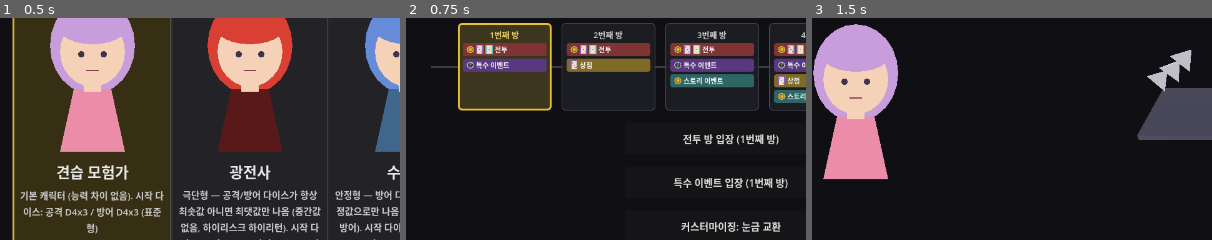
Above: before the commit, frames 1-3 (left to right).
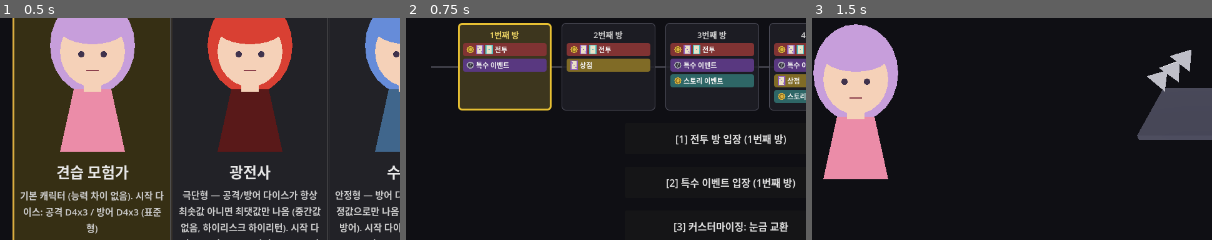
Above: after the commit, the same moments.

Repository: YGseok/ProjectD
Game: Godot game, scene res://code/scenes/character_select.tscn
The game is run twice, just before and just after one commit, with the same random seed, the same clock (stepped at 60 frames per second) and the same inputs.
Inputs:
- Up to frame 1 (0.5 s): no input
- Up to frame 2 (0.75 s): click "던전 시작" at 0.5 s
- Up to frame 3 (1.5 s): click "전투 방 입장 (1번째 방)" (after the commit: "[1] 전투 방 입장 (1번째 방)") at 1.25 s
The pictures show only the part of the screen within x 0-50%, y 20-70%; the shares and areas given below are measured in that part.

Frame 1 is identical in both runs. In frame 2, 2.8% of the frame differs, in the area x 65-98%, y 52-97%; in frame 3, nothing differs.

Commit message:
feat: 던전 맵/스토리 이벤트에 숫자 키 단축키 추가
INBOX.md 2026-09-14 "키보드로도 조작이 되도록 단축키를 추가한다" +
"단축키가 필요한 버튼이면 버튼에도 표시한다" 요청의 첫 조각.

- code/scenes/keyboard_shortcuts.gd: 버튼 목록에 [1]/[2]/... 접두어를 붙이고
  숫자 키 입력을 해당 버튼의 pressed 시그널로 연결하는 공용 순수 유틸리티.
  재적용 시 접두어가 누적되지 않도록 기존 접두어를 먼저 제거.
- dungeon_map.gd / story_event.gd에 적용 (전투/상점/특수 이벤트/스토리 이벤트/
  커스터마이징, A안/B안/계속 버튼). 커스터마이징 패널이 열려있을 때는 숫자
  키를 무시해 뒤에 가려진 버튼이 함께 눌리지 않게 함.
- dice_test.gd에 순수 함수 회귀 검증 추가, 실제 InputEventKey 주입 QA 훅으로
  키 입력 -> 버튼 클릭 전체 경로도 스크린샷으로 확인.
- 상점/특수 이벤트/전투/캐릭터 선택/업적 패널은 아직 미적용 (STATUS.md 큐 16 참고).

Co-Authored-By: Claude Sonnet 5 <noreply@anthropic.com>

Diff:
--- a/code/scenes/dice_test.gd
+++ b/code/scenes/dice_test.gd
@@ -147,6 +147,10 @@
 	lines.append("")
 	lines.append("[라운드 진행 검증: run_state.gd RunState.round_index / advance_round / is_last_round]")
 	all_pass = _check_round_progress(lines) and all_pass
+
+	lines.append("")
+	lines.append("[키보드 단축키 검증: keyboard_shortcuts.gd KeyboardShortcuts]")
+	all_pass = _check_keyboard_shortcuts(lines) and all_pass
 
 	lines.append("")
 	lines.append("결과: %s" % ("PASS" if all_pass else "FAIL"))
@@ -1838,3 +1842,73 @@
 
 	RunState.reset_run()
 	return ok
+
+
+## KeyboardShortcuts(신규, INBOX.md 2026-09-14 "키보드 단축키" 요청 첫 조각)의 세 가지
+## 순수 동작을 검증한다: (1) 버튼 텍스트에 "[n] " 접두어를 순서대로 붙이는지, (2) 같은
+## 버튼 목록에 다시 적용해도 접두어가 누적되지 않는지(화면이 재구성될 때마다 매번 다시
+## 부르는 dungeon_map.gd/story_event.gd 사용 패턴을 그대로 검증), (3) 숫자 키 입력을
+## 인덱스로 바르게 변환하고, 안 보이거나 비활성화된 버튼은 누르지 않는지.
+func _check_keyboard_shortcuts(lines: PackedStringArray) -> bool:
+	var ok := true
+
+	var b1 := Button.new()
+	b1.text = "전투 방 입장 (1번째 방)"
+	var b2 := Button.new()
+	b2.text = "상점 입장 (1번째 방)"
+	var buttons: Array[Button] = [b1, b2]
+
+	KeyboardShortcuts.apply_hints(buttons)
+	var hint_ok: bool = b1.text == "[1] 전투 방 입장 (1번째 방)" and b2.text == "[2] 상점 입장 (1번째 방)"
+	ok = hint_ok and ok
+	lines.append("  apply_hints(): b1='%s' b2='%s' -> %s" % [b1.text, b2.text, "OK" if hint_ok else "FAIL"])
+
+	# 방 번호가 바뀌어 텍스트가 다시 설정된 뒤 같은 버튼 목록에 apply_hints를 또 부르는
+	# 상황(dungeon_map.gd의 _update_labels()가 매번 하는 것과 동일) — 접두어가
+	# "[1] [1] ..." 식으로 쌓이면 안 된다.
+	b1.text = "전투 방 입장 (2번째 방)"
+	KeyboardShortcuts.apply_hints(buttons)
+	var no_stack_ok: bool = b1.text == "[1] 전투 방 입장 (2번째 방)"
+	ok = no_stack_ok and ok
+	lines.append("  apply_hints() 재적용 시 누적 방지: b1='%s' -> %s" % [b1.text, "OK" if no_stack_ok else "FAIL"])
+
+	var key1 := InputEventKey.new()
+	key1.pressed = true
+	key1.keycode = KEY_1
+	var idx1 := KeyboardShortcuts.digit_index(key1)
+	var digit_ok: bool = idx1 == 0
+	lines.append("  digit_index(KEY_1 눌림): idx=%d(기대 0) -> %s" % [idx1, "OK" if digit_ok else "FAIL"])
+
+	var key1_release := InputEventKey.new()
+	key1_release.pressed = false
+	key1_release.keycode = KEY_1
+	var idx_release := KeyboardShortcuts.digit_index(key1_release)
+	var release_ok: bool = idx_release == -1
+	lines.append("  digit_index(KEY_1 뗌): idx=%d(기대 -1, 눌림만 인정) -> %s" % [idx_release, "OK" if release_ok else "FAIL"])
+
+	var key_a := InputEventKey.new()
+	key_a.pressed = true
+	key_a.keycode = KEY_A
+	var idx_a := KeyboardShortcuts.digit_index(key_a)
+	var non_digit_ok: bool = idx_a == -1
+	lines.append("  digit_index(KEY_A 눌림): idx=%d(기대 -1) -> %s" % [idx_a, "OK" if non_digit_ok else "FAIL"])
+
+	# try_press: 보이고 활성화된 버튼만 눌려야 한다.
+	var pressed_count := {"b1": 0, "b2": 0}
+	b1.pressed.connect(func(): pressed_count["b1"] += 1)
+	b2.pressed.connect(func(): pressed_count["b2"] += 1)
+	b2.disabled = true
+	var press_b1_ok: bool = KeyboardShortcuts.try_press(buttons, 0) and pressed_count["b1"] == 1
+	var press_b2_blocked_ok: bool = not KeyboardShortcuts.try_press(buttons, 1) and pressed_count["b2"] == 0
+	ok = digit_ok and release_ok and non_digit_ok and press_b1_ok and press_b2_blocked_ok and ok
+	lines.append("  try_press(): 활성 버튼 누름=%s(기대 true, 1회 호출) 비활성 버튼 무시=%s(기대 true, 0회 호출) -> %s" % [
+		press_b1_ok, press_b2_blocked_ok, "OK" if (press_b1_ok and press_b2_blocked_ok) else "FAIL"
+	])
+
+	var out_of_range_ok: bool = not KeyboardShortcuts.try_press(buttons, 5)
+	ok = out_of_range_ok and ok
+	lines.append("  try_press() 범위 밖 인덱스: %s(기대 false) -> %s" % [not out_of_range_ok, "OK" if out_of_range_ok else "FAIL"])
+
+	b1.queue_free()
+	b2.queue_free()
+	return ok
--- a/code/scenes/dungeon_map.gd
+++ b/code/scenes/dungeon_map.gd
@@ -129,6 +129,11 @@
 var _map_hbox: HBoxContainer
 var _reward_icon_rows: Dictionary = {} # room type -> HBoxContainer, 방 선택 버튼 옆에 붙는 보상 카테고리 아이콘
 var _shop_gold_label: Label # "상점 입장" 버튼 바로 아래에 보유 골드를 보여주는 라벨
+
+## 지금 화면에 보이는 방 선택 버튼들(+커스터마이징) — _layout_visible_buttons()가 매번
+## 다시 채운다. KeyboardShortcuts로 1~N 숫자 키를 순서대로 배정하는 데 쓴다(INBOX.md
+## 2026-09-14 "키보드로도 조작이 되도록 단축키를 추가한다").
+var _shortcut_buttons: Array[Button] = []
 
 
 func _ready() -> void:
@@ -507,6 +512,21 @@
 			_shop_gold_label.size = Vector2(btn.offset_right - btn.offset_left, 18.0)
 			extra_gap = SHOP_GOLD_LABEL_GAP
 		y += BUTTON_SPACING + extra_gap
+	_shortcut_buttons = visible_buttons
+	KeyboardShortcuts.apply_hints(_shortcut_buttons)
+
+
+## 숫자 키(1~9)로 지금 보이는 방 선택 버튼(+커스터마이징)을 순서대로 누른다. 겹치는
+## 오버레이(커스터마이징 패널)가 열려있을 때는 뒤에 가려진 방 버튼이 함께 눌리면 안 되므로
+## 무시한다.
+func _unhandled_input(event: InputEvent) -> void:
+	if customize_panel.visible:
+		return
+	var idx := KeyboardShortcuts.digit_index(event)
+	if idx < 0:
+		return
+	if KeyboardShortcuts.try_press(_shortcut_buttons, idx):
+		get_viewport().set_input_as_handled()
 
 
 func _on_combat_button_pressed() -> void:
@@ -655,6 +675,18 @@
 	deck_panel.offset_right = 280.0
 
 
+## QA 전용 — 실제 숫자 키 입력이 _unhandled_input()을 거쳐 버튼까지 눌리는 전체 경로를
+## 확인하기 위함(클릭 시뮬레이션(GAME_QA_CLICK_PATH)의 키보드판). "3번" 단축키는 항상
+## 마지막 자리인 "커스터마이징" 버튼에 배정되므로(전투/상점/특수 이벤트/스토리 이벤트가
+## 몇 개 보이든 무관하게), 이 키를 눌렀을 때 CustomizePanel이 실제로 열리는지로
+## 검증한다 — 씬 전환이 없어 스크린샷으로 결과를 바로 확인할 수 있다.
+func _debug_press_shortcut_customize() -> void:
+	var key := InputEventKey.new()
+	key.pressed = true
+	key.keycode = KEY_3
+	_unhandled_input(key)
+
+
 ## QA 전용 — 인벤토리의 다이스가 두 주머니의 모든 다이스보다 작거나 같아 승급 자리가
 ## 하나도 없는 상태에서 2단계 화면에 "승급할 곳이 없다" 안내 문구가 정상 표시되는지
 ## 확인하기 위함(이터레이션 74, 모든 버튼이 비활성화된 채 설명 없이 남던 것을 고침).
--- /dev/null
+++ b/code/scenes/keyboard_shortcuts.gd
@@ -0,0 +1,70 @@
+class_name KeyboardShortcuts
+## 여러 화면에서 반복되는 "버튼에 숫자 단축키 배정" 패턴을 공유하는 순수 유틸리티.
+##
+## INBOX.md 2026-09-14: "키보드로도 조작이 되도록 키매핑 및 단축키를 추가한다" +
+## "단축키가 필요한 버튼이면, 어떤 단축키를 눌러야하는지 버튼에도 표시한다"를 반영한
+## 첫 조각 — 우선 "선택지 버튼 목록에 1~9 숫자 키를 순서대로 배정"하는 가장 흔한
+## 패턴부터 커버한다(방향키 이동/포커스 방식 대신 숫자 직접 입력 방식을 택함 — 방
+## 선택/아이템 선택/양자택일 등 대부분의 화면이 "버튼 목록 중 하나를 고른다" 형태라
+## 순서 번호 하나로 충분하고, Tab 포커스 이동보다 한 번의 키 입력으로 끝나서 더 빠름).
+## 씬 상태를 전혀 갖지 않는 정적 함수만 제공해 dice_test.gd가 인스턴스화 없이 그대로
+## 검증할 수 있다 (다른 systems/*.gd 순수 유틸과 같은 패턴).
+
+## "[숫자] " 접두어 패턴 — strip_hint()가 재적용 시 누적되지 않도록 기존 접두어를
+## 지우는 데 쓴다.
+static var _hint_regex: RegEx
+
+
+static func _get_hint_regex() -> RegEx:
+	if _hint_regex == null:
+		_hint_regex = RegEx.new()
+		_hint_regex.compile("^\\[\\d\\] ")
+	return _hint_regex
+
+
+## 텍스트 맨 앞에 이미 apply_hints()가 붙인 "[n] " 접두어가 있으면 지운 원본을 반환한다.
+static func strip_hint(text: String) -> String:
+	return _get_hint_regex().sub(text, "")
+
+
+## 버튼 목록에 순서대로 "[1] ", "[2] ", ... 접두어를 붙인다. 같은 버튼에 다시 호출돼도
+## (예: 화면이 다시 그려질 때마다 매번 부르는 경우) 접두어가 계속 쌓이지 않도록, 먼저
+## 기존 접두어를 지운 뒤 새로 붙인다. 숫자 키는 1~9 한 자리만 쓰므로(더 큰 화면은 다른
+## 조작 방식이 필요, 지금은 해당 화면 없음) 10번째부터는 접두어를 붙이지 않고 원본
+## 텍스트만 남긴다 — 마우스 클릭은 항상 가능하므로 기능이 없어지는 것은 아니다.
+static func apply_hints(buttons: Array[Button]) -> void:
+	for i in buttons.size():
+		var base_text := strip_hint(buttons[i].text)
+		buttons[i].text = ("[%d] %s" % [i + 1, base_text]) if i < 9 else base_text
+
+
+## InputEventKey가 숫자 1~9 키(메인 키보드 또는 넘패드) 눌림이면 0-based 인덱스를,
+## 아니면 -1을 반환한다. 순수 함수라 실제 InputEventKey 없이도 dice_test.gd에서
+## keycode/pressed/echo만 채운 인스턴스로 검증 가능하다.
+static func digit_index(event: InputEvent) -> int:
+	if not (event is InputEventKey):
+		return -1
+	var key_event := event as InputEventKey
+	if not key_event.pressed or key_event.echo:
+		return -1
+	var keycode := key_event.keycode
+	if keycode >= KEY_1 and keycode <= KEY_9:
+		return keycode - KEY_1
+	if keycode >= KEY_KP_1 and keycode <= KEY_KP_9:
+		return keycode - KEY_KP_1
+	return -1
+
+
+## buttons[idx]가 존재하고, 화면에 보이고, 비활성화되지 않았을 때만 그 버튼의 pressed
+## 시그널을 직접 발생시킨다 — 실제 마우스 클릭 이벤트를 흉내내는 대신 버튼이 클릭됐을
+## 때와 완전히 같은 경로(연결된 콜백)를 타게 해서, 클릭과 단축키 사이에 동작이
+## 어긋날 여지를 없앤다. 반환값 = 실제로 눌렀는지(호출부가 event를 소비할지 판단하거나,
+## dice_test.gd가 가드 동작을 검증하는 데 씀).
+static func try_press(buttons: Array[Button], idx: int) -> bool:
+	if idx < 0 or idx >= buttons.size():
+		return false
+	var btn := buttons[idx]
+	if btn == null or not is_instance_valid(btn) or not btn.visible or btn.disabled:
+		return false
+	btn.pressed.emit()
+	return true
--- a/code/scenes/story_event.gd
+++ b/code/scenes/story_event.gd
@@ -17,6 +17,10 @@
 var _scenario: Dictionary
 var _continued := false
 
+## 숫자 키(1~9)로 누를 수 있는, 지금 화면에 보이는 버튼 목록(KeyboardShortcuts 참고).
+## 선택 전에는 [A안, B안, 커스터마이징], 선택 후에는 [계속, 커스터마이징]으로 바뀐다.
+var _shortcut_buttons: Array[Button] = []
+
 
 func _ready() -> void:
 	_scenario = StoryEventPool.random_scenario()
@@ -30,6 +34,23 @@
 	continue_button.hide()
 	continue_button.pressed.connect(_on_continue_pressed)
 	customize_button.pressed.connect(customize_panel.open)
+	_refresh_shortcuts([choice_a_button, choice_b_button, customize_button])
+
+
+## 화면에 보이는 버튼 구성이 바뀔 때마다(선택 전/후) 다시 불러 숫자 키 배정을 갱신한다.
+func _refresh_shortcuts(buttons: Array[Button]) -> void:
+	_shortcut_buttons = buttons
+	KeyboardShortcuts.apply_hints(_shortcut_buttons)
+
+
+func _unhandled_input(event: InputEvent) -> void:
+	if customize_panel.visible:
+		return
+	var idx := KeyboardShortcuts.digit_index(event)
+	if idx < 0:
+		return
+	if KeyboardShortcuts.try_press(_shortcut_buttons, idx):
+		get_viewport().set_input_as_handled()
 
 
 func _on_choice_pressed(choice: Dictionary) -> void:
@@ -45,6 +66,7 @@
 		result_label.text = "아무 일도 일어나지 않았다. (보유 %d)" % RunState.gold
 	result_label.show()
 	continue_button.show()
+	_refresh_shortcuts([continue_button, customize_button])
 
 
 ## RunState.gold에 delta를 적용하고 실제로 변한 양(actual_delta)을 반환한다.
@@ -96,6 +118,15 @@
 	_on_choice_pressed(_scenario["choice_a"])
 
 
+## QA 전용 — 실제 숫자 키 입력이 _unhandled_input()을 거쳐 "A안" 버튼까지 눌리는 전체
+## 경로를 확인하기 위함(dungeon_map.gd의 _debug_press_shortcut_customize와 같은 목적).
+func _debug_press_shortcut_1() -> void:
+	var key := InputEventKey.new()
+	key.pressed = true
+	key.keycode = KEY_1
+	_unhandled_input(key)
+
+
 ## QA 전용: 보유 골드(3)보다 손실 폭(10)이 큰 상황을 강제로 만들어, 결과 문구가
 ## 요청한 delta가 아니라 실제로 깎인 양(actual_delta)을 보여주는지 확인한다
 ## ("떠돌이 상인" 시나리오, choice_a가 고정 delta -10).
Not shown, added: code/scenes/keyboard_shortcuts.gd.uid
Not shown, changed: docs/STATUS.md
Not shown, changed: docs/STATUS_ARCHIVE.md
Not shown, changed: docs/feedback/INBOX.md
